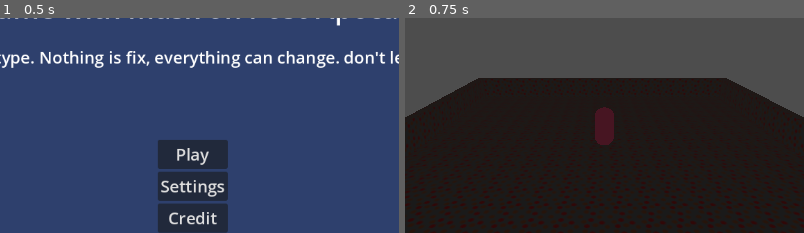
Above: before the commit, frames 1-2 (left to right).
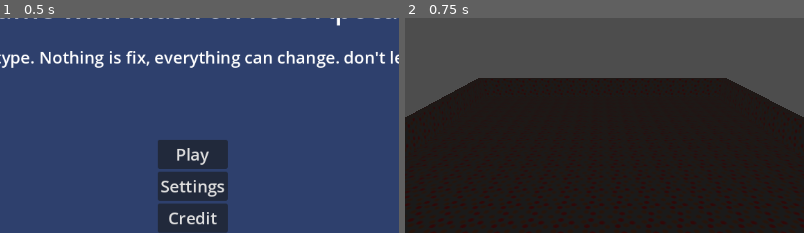
Above: after the commit, the same moments.

Repository: icvara/GGJ26
Game: Godot game, scene res://Menu/Landing_menu.tscn
Same seed, same stepped clock (60 frames per second), same inputs: the game is played once before the commit and once after it.
Inputs:
- Up to frame 1 (0.5 s): no input
- Up to frame 2 (0.75 s): click "Play" at 0.5 s
The pictures show only the part of the screen within x 26-76%, y 22-72%; the shares and areas given below are measured in that part.

Frame 1 is identical in both runs. In frame 2, 0.8% of the frame differs, in the area x 47-53%, y 41-60%.

Commit message:
fix infinte player

Diff:
--- a/godot-ggj-26/Player/player_manager.gd
+++ b/godot-ggj-26/Player/player_manager.gd
@@ -3,6 +3,8 @@
 @export var player_scene : PackedScene
 
 signal newplayer_join(id)
+
+var player_status = [0,0,0,0]
 
 func _physics_process(delta: float) -> void:
 
@@ -17,7 +19,9 @@
 
 
 func invoke_player(ID):
-	var newplayer = player_scene.instantiate()
-	newplayer.playerID = ID
-	add_child(newplayer)
-	newplayer_join.emit(ID)
+	if player_status[ID] == 0:
+		player_status[ID] = 1
+		var newplayer = player_scene.instantiate()
+		newplayer.playerID = ID
+		add_child(newplayer)
+		newplayer_join.emit(ID)
--- a/godot-ggj-26/main_game.tscn
+++ b/godot-ggj-26/main_game.tscn
@@ -24,14 +24,12 @@
 [node name="Camera3D" type="Camera3D" parent="."]
 transform = Transform3D(1, 0, 0, 0, 0.9063078, 0.4226183, 0, -0.4226183, 0.9063078, -0.25, 6.5, 14)
 
-[node name="Player" parent="." instance=ExtResource("2_yx7mw")]
-transform = Transform3D(1, 0, 0, 0, 1, 0, 0, 0, 1, 0, 1.25, 0)
-
 [node name="Game_manager" parent="." node_paths=PackedStringArray("player_mangement", "HUD") instance=ExtResource("3_dugkq")]
 player_mangement = NodePath("../Player_manager")
 HUD = NodePath("../HUD")
 
 [node name="Player_manager" parent="." instance=ExtResource("4_2pltu")]
+transform = Transform3D(1, 0, 0, 0, 1, 0, 0, 0, 1, 0, 2.0131774, 0)
 player_scene = ExtResource("2_yx7mw")
 
 [node name="HUD" parent="." instance=ExtResource("5_f52ns")]
